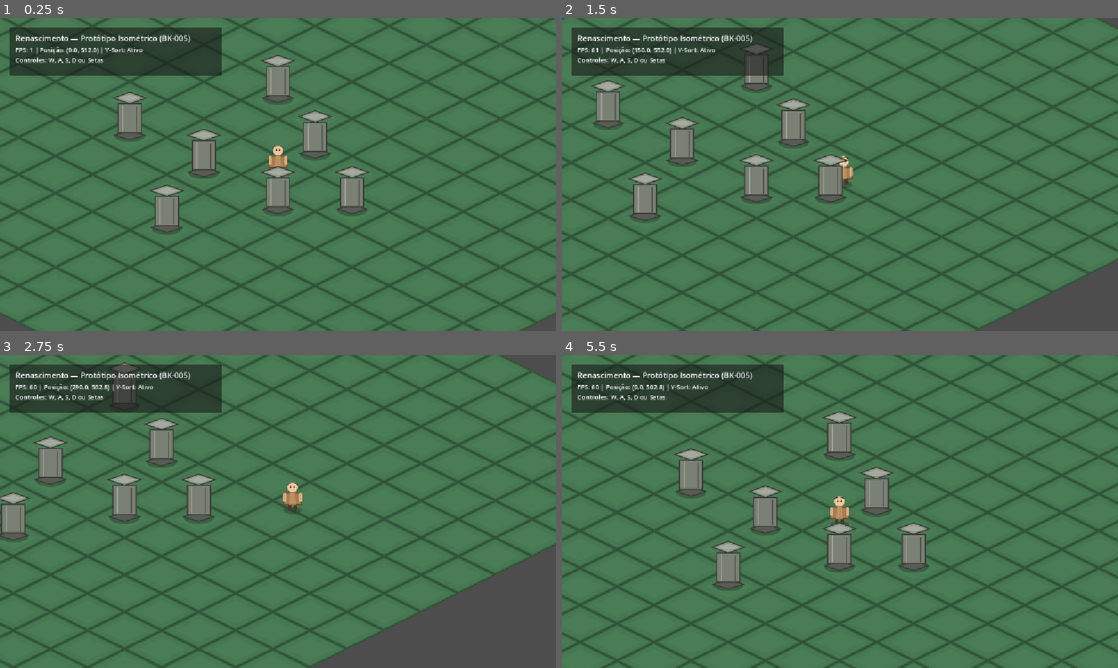
Above: before the commit, frames 1-4 (two rows, left to right).
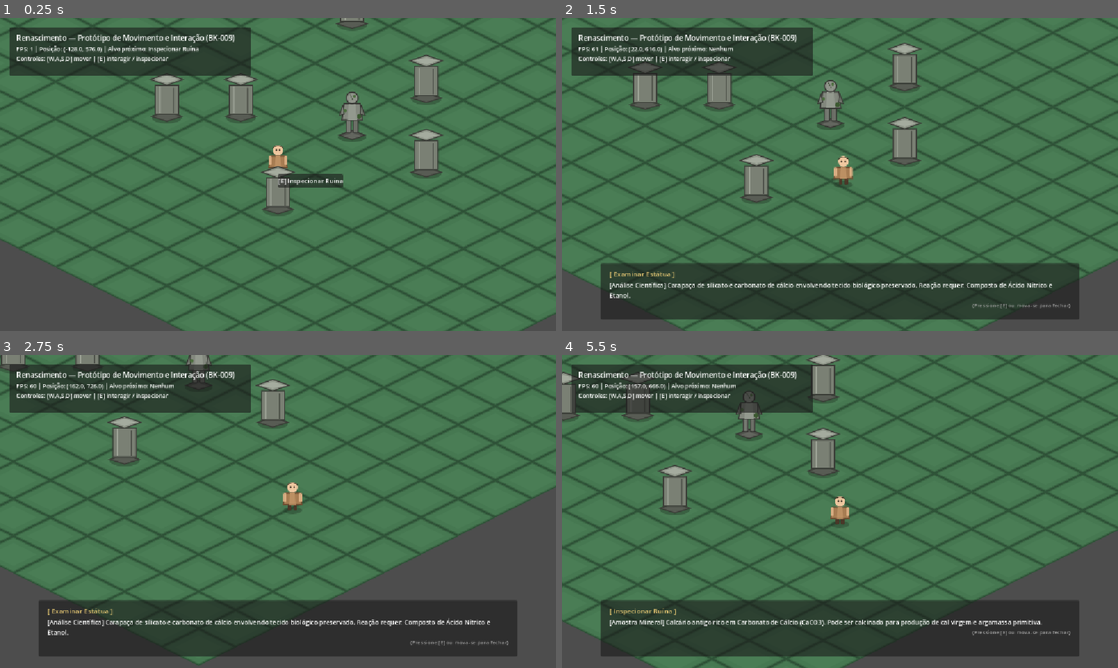
Above: after the commit, the same moments.

Repository: Thiagogalva/renascimento
Game: Godot game, scene res://scenes/tests/test_isometric_sandbox.tscn
Two runs of this game, one before a commit and one after it. Both use one fixed random seed, a clock stepped at 60 frames per second and the inputs below.
Inputs:
- Up to frame 1 (0.25 s): no input
- Up to frame 2 (1.5 s): tap Enter at 0.5 s; hold D (move_right) 0.53-1.28 s; hold E (interact) 0.53-1.28 s; hold S (move_down) from 1.28 s (still down); tap E (interact) at 1.35 s
- Up to frame 3 (2.75 s): tap E (interact) at 2 s; release S (move_down) at 2.03 s; hold D (move_right) from 2.03 s (still down); hold E (interact) from 2.03 s (still down)
- Up to frame 4 (5.5 s): release D (move_right) at 2.78 s; release E (interact) at 2.78 s; hold W (move_up) 2.78-3.53 s; tap E (interact) at 2.85, 3.5, 4.35, 5 s; hold E (interact) 3.53-4.28 s; hold A (move_left) 3.53-5.03 s; hold S (move_down) from 5.03 s (still down); hold E (interact) from 5.03 s (still down)

The runs differ from the first frame. In frame 1, 14% of the frame differs, in the area x 0-80%, y 0-100%; in frame 2, 26%; in frame 3, 45%; in frame 4, 45%, in the area x 0-100%, y 0-100%.

Commit message:
feat: implement interaction system, petrified statue entity and automated test (BK-008, BK-009)

Diff:
--- /dev/null
+++ b/assets/sprites/petrified_statue.svg
@@ -0,0 +1,24 @@
+<svg xmlns="http://www.w3.org/2000/svg" width="64" height="96" viewBox="0 0 64 96">
+  <!-- Petrified Human Statue with stone texture and moss cracks -->
+  <!-- Ground contact shadow -->
+  <ellipse cx="32" cy="86" rx="24" ry="8" fill="#1b2e1e" opacity="0.4"/>
+  <!-- Stone pedestal / base -->
+  <polygon points="32,74 54,82 32,90 10,82" fill="#52544e" stroke="#373834" stroke-width="2"/>
+  <polygon points="32,78 48,84 32,88 16,84" fill="#63665f"/>
+  <!-- Legs / Feet in stone -->
+  <rect x="22" y="54" width="8" height="24" rx="2" fill="#757971" stroke="#373834" stroke-width="1.5"/>
+  <rect x="34" y="54" width="8" height="24" rx="2" fill="#6d7068" stroke="#373834" stroke-width="1.5"/>
+  <!-- Stone Tunic / Torso -->
+  <polygon points="18,28 46,28 50,56 14,56" fill="#82877d" stroke="#373834" stroke-width="2"/>
+  <polygon points="26,28 38,28 40,56 24,56" fill="#93998e"/>
+  <!-- Petrified Arms in protective pose -->
+  <path d="M16,30 L10,48 L18,46 Z" fill="#7a7f76" stroke="#373834" stroke-width="1.5"/>
+  <path d="M48,30 L54,48 L46,46 Z" fill="#70756c" stroke="#373834" stroke-width="1.5"/>
+  <!-- Stone Head with cracks -->
+  <circle cx="32" cy="18" r="10" fill="#8f948a" stroke="#373834" stroke-width="2"/>
+  <path d="M28,12 L34,22" stroke="#2b3b24" stroke-width="1.5" stroke-dasharray="2,2"/>
+  <!-- Moss green patches (symbolizing millennia of petrification) -->
+  <circle cx="20" cy="40" r="3" fill="#4d6e3f"/>
+  <circle cx="44" cy="50" r="4" fill="#3b5930"/>
+  <circle cx="36" cy="15" r="2.5" fill="#4d6e3f"/>
+</svg>
--- /dev/null
+++ b/scenes/entities/petrified_statue.tscn
@@ -0,0 +1,35 @@
+[gd_scene load_steps=5 format=3]
+
+[ext_resource type="Texture2D" uid="uid://by0hesuv1047o" path="res://assets/sprites/petrified_statue.svg" id="1_texture"]
+[ext_resource type="Script" path="res://scripts/interactable.gd" id="2_interactable"]
+
+[sub_resource type="CapsuleShape2D" id="CapsuleShape2D_base"]
+radius = 9.0
+height = 36.0
+
+[sub_resource type="CircleShape2D" id="CircleShape2D_trigger"]
+radius = 34.0
+
+[node name="PetrifiedStatue" type="StaticBody2D"]
+y_sort_enabled = true
+collision_layer = 1
+collision_mask = 1
+
+[node name="Sprite2D" type="Sprite2D" parent="."]
+texture = ExtResource("1_texture")
+offset = Vector2(0, -38)
+
+[node name="CollisionShape2D" type="CollisionShape2D" parent="."]
+rotation = 1.5708
+shape = SubResource("CapsuleShape2D_base")
+
+[node name="Interactable" type="Area2D" parent="."]
+collision_layer = 2
+collision_mask = 0
+script = ExtResource("2_interactable")
+interaction_title = "Examinar Estátua"
+interaction_id = &"npc.statue.first_survivor"
+scientific_log_entry = "[Análise Científica] Carapaça de silicato e carbonato de cálcio envolvendo tecido biológico preservado. Reação requer: Composto de Ácido Nítrico e Etanol."
+
+[node name="CollisionShape2D" type="CollisionShape2D" parent="Interactable"]
+shape = SubResource("CircleShape2D_trigger")
--- a/scenes/entities/player.tscn
+++ b/scenes/entities/player.tscn
@@ -6,6 +6,9 @@
 [sub_resource type="CapsuleShape2D" id="CapsuleShape2D_feet"]
 radius = 7.0
 height = 22.0
+
+[sub_resource type="CircleShape2D" id="CircleShape2D_interaction"]
+radius = 52.0
 
 [node name="Player" type="CharacterBody2D"]
 y_sort_enabled = true
@@ -20,3 +23,10 @@
 [node name="CollisionShape2D" type="CollisionShape2D" parent="."]
 rotation = 1.5708
 shape = SubResource("CapsuleShape2D_feet")
+
+[node name="InteractionDetector" type="Area2D" parent="."]
+collision_layer = 0
+collision_mask = 2
+
+[node name="CollisionShape2D" type="CollisionShape2D" parent="InteractionDetector"]
+shape = SubResource("CircleShape2D_interaction")
--- a/scenes/entities/test_obstacle.tscn
+++ b/scenes/entities/test_obstacle.tscn
@@ -1,10 +1,14 @@
-[gd_scene load_steps=3 format=3]
+[gd_scene load_steps=5 format=3]
 
 [ext_resource type="Texture2D" uid="uid://dgbv418x0213t" path="res://assets/sprites/obstacle_pillar.svg" id="1_texture"]
+[ext_resource type="Script" path="res://scripts/interactable.gd" id="2_interactable"]
 
 [sub_resource type="CapsuleShape2D" id="CapsuleShape2D_base"]
 radius = 9.0
 height = 36.0
+
+[sub_resource type="CircleShape2D" id="CircleShape2D_trigger"]
+radius = 32.0
 
 [node name="TestObstacle" type="StaticBody2D"]
 y_sort_enabled = true
@@ -16,6 +20,16 @@
 offset = Vector2(0, -38)
 
 [node name="CollisionShape2D" type="CollisionShape2D" parent="."]
-position = Vector2(0, 0)
 rotation = 1.5708
 shape = SubResource("CapsuleShape2D_base")
+
+[node name="Interactable" type="Area2D" parent="."]
+collision_layer = 2
+collision_mask = 0
+script = ExtResource("2_interactable")
+interaction_title = "Inspecionar Ruína"
+interaction_id = &"resource.monument.limestone_pillar"
+scientific_log_entry = "[Amostra Mineral] Calcário antigo rico em Carbonato de Cálcio (CaCO3). Pode ser calcinado para produção de cal virgem e argamassa primitiva."
+
+[node name="CollisionShape2D" type="CollisionShape2D" parent="Interactable"]
+shape = SubResource("CircleShape2D_trigger")
--- a/scenes/tests/test_isometric_sandbox.gd
+++ b/scenes/tests/test_isometric_sandbox.gd
@@ -1,7 +1,7 @@
 extends Node2D
 
-## Cena de Teste e Validação Isométrica (BK-005)
-## Valida a grade 2:1, ordenação visual Y-Sort, colisão na base e câmera móvel.
+## Cena de Teste e Validação Isométrica e Interação (BK-005, BK-008, BK-009)
+## Valida a grade 2:1, ordenação visual Y-Sort, colisão na base, câmera móvel e sistema de interação.
 
 const TILE_WIDTH: float = 128.0
 const TILE_HEIGHT: float = 64.0
@@ -9,17 +9,23 @@
 
 const TILE_TEXTURE = preload("res://assets/sprites/iso_ground_tile.svg")
 const OBSTACLE_SCENE = preload("res://scenes/entities/test_obstacle.tscn")
+const STATUE_SCENE = preload("res://scenes/entities/petrified_statue.tscn")
 const PLAYER_SCENE = preload("res://scenes/entities/player.tscn")
 
 @onready var ground_container: Node2D = $Ground
 @onready var entities_container: Node2D = $Entities
 @onready var info_label: Label = $UI/PanelContainer/MarginContainer/VBoxContainer/InfoLabel
+@onready var dialogue_panel: PanelContainer = $UI/DialoguePanel
+@onready var dialogue_title: Label = $UI/DialoguePanel/MarginContainer/VBoxContainer/DialogueTitle
+@onready var dialogue_text: Label = $UI/DialoguePanel/MarginContainer/VBoxContainer/DialogueText
 
 var player: PlayerController = null
+var _last_interaction_target: Interactable = null
 
 func _ready() -> void:
 	_generate_isometric_ground()
 	_spawn_obstacles()
+	_spawn_petrified_statue()
 	_spawn_player()
 	_create_world_boundaries()
 
@@ -27,7 +33,10 @@
 	if player and info_label:
 		var pos: Vector2 = player.global_position
 		var fps: int = int(Engine.get_frames_per_second())
-		info_label.text = "FPS: %d | Posição: (%.1f, %.1f) | Y-Sort: Ativo\nControles: W, A, S, D ou Setas" % [fps, pos.x, pos.y]
+		var target_info: String = "Nenhum"
+		if player.current_target:
+			target_info = player.current_target.interaction_title
+		info_label.text = "FPS: %d | Posição: (%.1f, %.1f) | Alvo próximo: %s\nControles: [W,A,S,D] mover | [E] interagir / inspecionar" % [fps, pos.x, pos.y, target_info]
 
 func _generate_isometric_ground() -> void:
 	for gx in range(GRID_SIZE):
@@ -39,15 +48,13 @@
 			ground_container.add_child(tile)
 
 func _spawn_obstacles() -> void:
-	# Posições de pilares estrategicamente distribuídas na grade para testar sobreposição
 	var obstacle_grid_positions: Array[Vector2i] = [
-		Vector2i(6, 6),
-		Vector2i(8, 7),
-		Vector2i(7, 9),
-		Vector2i(9, 9),
+		Vector2i(5, 5),
+		Vector2i(8, 6),
+		Vector2i(6, 9),
 		Vector2i(10, 8),
-		Vector2i(5, 9),
-		Vector2i(8, 11)
+		Vector2i(5, 10),
+		Vector2i(9, 11)
 	]
 
 	for gpos in obstacle_grid_positions:
@@ -55,21 +62,43 @@
 		obstacle.position = _grid_to_screen(gpos.x, gpos.y)
 		entities_container.add_child(obstacle)
 
+func _spawn_petrified_statue() -> void:
+	var statue: Node2D = STATUE_SCENE.instantiate()
+	# Posiciona a estátua em destaque no centro-norte da clareira
+	statue.position = _grid_to_screen(8, 8)
+	entities_container.add_child(statue)
+
 func _spawn_player() -> void:
 	player = PLAYER_SCENE.instantiate()
-	# Inicia o jogador no centro da ilha isométrica
-	player.position = _grid_to_screen(GRID_SIZE / 2, GRID_SIZE / 2)
+	player.position = _grid_to_screen(8, 10)
 	entities_container.add_child(player)
 
-	# Anexa câmera inteligente ao jogador
 	var camera: Camera2D = Camera2D.new()
 	camera.position_smoothing_enabled = true
 	camera.position_smoothing_speed = 7.0
 	camera.zoom = Vector2(1.2, 1.2)
 	player.add_child(camera)
 
+	player.interaction_triggered.connect(_on_player_interaction_triggered)
+
+func _on_player_interaction_triggered(target: Interactable) -> void:
+	if dialogue_panel.visible and _last_interaction_target == target:
+		_close_dialogue()
+		return
+
+	_last_interaction_target = target
+	dialogue_title.text = "[ %s ]" % target.interaction_title
+	if target.scientific_log_entry != "":
+		dialogue_text.text = target.scientific_log_entry
+	else:
+		dialogue_text.text = "Objeto interativo registrado no sistema."
+	dialogue_panel.visible = true
+
+func _close_dialogue() -> void:
+	dialogue_panel.visible = false
+	_last_interaction_target = null
+
 func _create_world_boundaries() -> void:
-	# Cria 4 paredes delimitadoras em losango ao redor da grade 2:1
 	var static_body: StaticBody2D = StaticBody2D.new()
 	add_child(static_body)
 
--- a/scenes/tests/test_isometric_sandbox.tscn
+++ b/scenes/tests/test_isometric_sandbox.tscn
@@ -16,14 +16,14 @@
 [node name="PanelContainer" type="PanelContainer" parent="UI"]
 offset_left = 20.0
 offset_top = 20.0
-offset_right = 460.0
+offset_right = 520.0
 offset_bottom = 120.0
 
 [node name="MarginContainer" type="MarginContainer" parent="UI/PanelContainer"]
 layout_mode = 2
-theme_override_constants/margin_left = 12
+theme_override_constants/margin_left = 14
 theme_override_constants/margin_top = 10
-theme_override_constants/margin_right = 12
+theme_override_constants/margin_right = 14
 theme_override_constants/margin_bottom = 10
 
 [node name="VBoxContainer" type="VBoxContainer" parent="UI/PanelContainer/MarginContainer"]
@@ -31,10 +31,52 @@
 
 [node name="TitleLabel" type="Label" parent="UI/PanelContainer/MarginContainer/VBoxContainer"]
 layout_mode = 2
-theme_override_font_sizes/font_size = 16
-text = "Renascimento — Protótipo Isométrico (BK-005)"
+theme_override_font_sizes/font_size = 15
+text = "Renascimento — Protótipo de Movimento e Interação (BK-009)"
 
 [node name="InfoLabel" type="Label" parent="UI/PanelContainer/MarginContainer/VBoxContainer"]
 layout_mode = 2
+theme_override_font_sizes/font_size = 12
+text = "Carregando..."
+
+[node name="DialoguePanel" type="PanelContainer" parent="UI"]
+visible = false
+anchors_preset = 12
+anchor_top = 1.0
+anchor_right = 1.0
+anchor_bottom = 1.0
+offset_left = 80.0
+offset_top = -140.0
+offset_right = -80.0
+offset_bottom = -24.0
+grow_horizontal = 2
+grow_vertical = 0
+
+[node name="MarginContainer" type="MarginContainer" parent="UI/DialoguePanel"]
+layout_mode = 2
+theme_override_constants/margin_left = 18
+theme_override_constants/margin_top = 12
+theme_override_constants/margin_right = 18
+theme_override_constants/margin_bottom = 12
+
+[node name="VBoxContainer" type="VBoxContainer" parent="UI/DialoguePanel/MarginContainer"]
+layout_mode = 2
+
+[node name="DialogueTitle" type="Label" parent="UI/DialoguePanel/MarginContainer/VBoxContainer"]
+layout_mode = 2
+theme_override_colors/font_color = Color(0.9, 0.78, 0.45, 1)
+theme_override_font_sizes/font_size = 14
+text = "[Objeto Examinado]"
+
+[node name="DialogueText" type="Label" parent="UI/DialoguePanel/MarginContainer/VBoxContainer"]
+layout_mode = 2
 theme_override_font_sizes/font_size = 13
-text = "Carregando..."
+text = "Descrição científica do objeto."
+autowrap_mode = 3
+
+[node name="DialoguePrompt" type="Label" parent="UI/DialoguePanel/MarginContainer/VBoxContainer"]
+layout_mode = 2
+theme_override_colors/font_color = Color(0.65, 0.65, 0.65, 1)
+theme_override_font_sizes/font_size = 11
+text = "(Pressione [E] ou mova-se para fechar)"
+horizontal_alignment = 2
--- /dev/null
+++ b/scripts/interactable.gd
@@ -0,0 +1,62 @@
+class_name Interactable
+extends Area2D
+
+## Componente base reutilizável para objetos interativos no mundo do jogo.
+## Gerencia detecção de proximidade, prompt visual flutuante e disparo de evento de interação.
+
+signal focused()
+signal unfocused()
+signal interacted(initiator: Node2D)
+
+@export var interaction_title: String = "Inspecionar"
+@export var interaction_key_prompt: String = "E"
+@export var interaction_id: StringName = &"generic"
+@export_multiline var scientific_log_entry: String = ""
+
+@export var prompt_vertical_offset: float = -65.0
+
+var is_focused: bool = false
+var _prompt_container: Node2D = null
+var _prompt_label: Label = null
+
+func _ready() -> void:
+	# Define a camada física de interação (Camada 2 por convenção)
+	collision_layer = 2
+	collision_mask = 0
+	_setup_floating_prompt()
+
+func _setup_floating_prompt() -> void:
+	_prompt_container = Node2D.new()
+	_prompt_container.position = Vector2(0, prompt_vertical_offset)
+	_prompt_container.visible = false
+	_prompt_container.z_index = 10
+	add_child(_prompt_container)
+
+	var panel: PanelContainer = PanelContainer.new()
+	panel.anchors_preset = Control.PRESET_CENTER
+	panel.custom_minimum_size = Vector2(80, 24)
+
+	_prompt_label = Label.new()
+	_prompt_label.text = "[%s] %s" % [interaction_key_prompt, interaction_title]
+	_prompt_label.horizontal_alignment = HORIZONTAL_ALIGNMENT_CENTER
+	_prompt_label.vertical_alignment = VERTICAL_ALIGNMENT_CENTER
+	_prompt_label.add_theme_font_size_override("font_size", 11)
+
+	panel.add_child(_prompt_label)
+	_prompt_container.add_child(panel)
+
+func set_focused(value: bool) -> void:
+	if is_focused == value:
+		return
+	is_focused = value
+
+	if _prompt_container:
+		_prompt_container.visible = is_focused
+
+	if is_focused:
+		focused.emit()
+	else:
+		unfocused.emit()
+
+func trigger_interaction(initiator: Node2D) -> void:
+	interacted.emit(initiator)
--- a/scripts/player_controller.gd
+++ b/scripts/player_controller.gd
@@ -1,23 +1,41 @@
 class_name PlayerController
 extends CharacterBody2D
 
-## Controlador de movimentação do jogador para perspectiva isométrica 2D.
-## Projetado para movimentação responsiva e ordenação de profundidade Y-Sort.
+## Controlador do jogador com movimentação isométrica 2:1 e detector de interação.
+
+signal interaction_triggered(target: Interactable)
 
 @export var move_speed: float = 200.0
 @export var isometric_aspect_ratio: float = 0.5
 
 @onready var sprite: Sprite2D = $Sprite2D
+@onready var interaction_detector: Area2D = $InteractionDetector
+
+var nearby_interactables: Array[Interactable] = []
+var current_target: Interactable = null
+
+func _ready() -> void:
+	if interaction_detector:
+		interaction_detector.area_entered.connect(_on_interaction_area_entered)
+		interaction_detector.area_exited.connect(_on_interaction_area_exited)
 
 func _physics_process(delta: float) -> void:
+	_handle_movement(delta)
+	_update_nearest_interactable()
+
+func _unhandled_input(event: InputEvent) -> void:
+	if event.is_action_pressed("interact"):
+		if current_target != null:
+			current_target.trigger_interaction(self)
+			interaction_triggered.emit(current_target)
+
+func _handle_movement(delta: float) -> void:
 	var raw_input: Vector2 = Input.get_vector("move_left", "move_right", "move_up", "move_down")
 
 	if raw_input != Vector2.ZERO:
-		# Em projeção isométrica 2:1, a componente vertical tem metade da escala do plano cartesiano
 		var move_dir: Vector2 = Vector2(raw_input.x, raw_input.y * isometric_aspect_ratio).normalized()
 		velocity = move_dir * move_speed
 
-		# Inversão visual horizontal de acordo com o sentido de deslocamento
 		if sprite:
 			if raw_input.x < 0:
 				sprite.flip_h = true
@@ -27,3 +45,45 @@
 		velocity = velocity.move_toward(Vector2.ZERO, move_speed * 8.0 * delta)
 
 	move_and_slide()
+
+func _update_nearest_interactable() -> void:
+	if nearby_interactables.is_empty():
+		_set_current_target(null)
+		return
+
+	var nearest: Interactable = null
+	var shortest_dist_sq: float = INF
+	var player_pos: Vector2 = global_position
+
+	for item in nearby_interactables:
+		if not is_instance_valid(item):
+			continue
+		var dist_sq: float = player_pos.distance_squared_to(item.global_position)
+		if dist_sq < shortest_dist_sq:
+			shortest_dist_sq = dist_sq
+			nearest = item
+
+	_set_current_target(nearest)
+
+func _set_current_target(new_target: Interactable) -> void:
+	if current_target == new_target:
+		return
+
+	if current_target != null and is_instance_valid(current_target):
+		current_target.set_focused(false)
+
+	current_target = new_target
+
+	if current_target != null and is_instance_valid(current_target):
+		current_target.set_focused(true)
+
+func _on_interaction_area_entered(area: Area2D) -> void:
+	if area is Interactable:
+		if not nearby_interactables.has(area):
+			nearby_interactables.append(area)
+
+func _on_interaction_area_exited(area: Area2D) -> void:
+	if area is Interactable:
+		nearby_interactables.erase(area)
+		if current_target == area:
+			_set_current_target(null)
--- /dev/null
+++ b/tests/test_interaction.gd
@@ -0,0 +1,62 @@
+extends SceneTree
+
+func _init() -> void:
+	print("--- INICIANDO TESTE AUTOMATIZADO DE INTERAÇÃO (BK-009) ---")
+
+	var player_scene: PackedScene = load("res://scenes/entities/player.tscn")
+	var statue_scene: PackedScene = load("res://scenes/entities/petrified_statue.tscn")
+
+	if not player_scene or not statue_scene:
+		printerr("FALHA: Não foi possível carregar as cenas para teste.")
+		quit(1)
+		return
+
+	var root_node: Node2D = Node2D.new()
+	root.add_child(root_node)
+
+	var player: PlayerController = player_scene.instantiate()
+	var statue: Node2D = statue_scene.instantiate()
+
+	root_node.add_child(statue)
+	root_node.add_child(player)
+
+	# Posiciona estátua em (100, 100) e jogador próximo em (110, 100)
+	statue.global_position = Vector2(100, 100)
+	player.global_position = Vector2(110, 100)
+
+	var statue_interactable: Interactable = statue.get_node("Interactable") as Interactable
+	if not statue_interactable:
+		printerr("FALHA: Componente Interactable não encontrado na estátua.")
+		quit(1)
+		return
+
+	# Simula detecção de área
+	player.nearby_interactables.append(statue_interactable)
+	player._update_nearest_interactable()
+
+	if player.current_target != statue_interactable:
+		printerr("FALHA: current_target não corresponde ao interactable mais próximo.")
+		quit(1)
+		return
+	print("[PASS] Detecção de alvo mais próximo validada com sucesso.")
+
+	if not statue_interactable.is_focused:
+		printerr("FALHA: interactable não entrou no estado focused.")
+		quit(1)
+		return
+	print("[PASS] Estado focused e ativação de prompt flutuante validados.")
+
+	var result: Array = [false]
+	statue_interactable.interacted.connect(func(_initiator): result[0] = true)
+
+	statue_interactable.trigger_interaction(player)
+
+	if not result[0]:
+		printerr("FALHA: Sinal interacted não foi emitido.")
+		quit(1)
+		return
+	print("[PASS] Emissão e captura de evento de interação validadas com sucesso.")
+
+	print("--- TODOS OS TESTES DE INTERAÇÃO PASSARAM COM SUCESSO! ---")
+	root_node.queue_free()
+	quit(0)
Not shown, added: assets/sprites/petrified_statue.svg.import
Not shown: 1 places in scenes/entities/player.tscn that only renumber resources
Not shown, added: scripts/interactable.gd.uid
Not shown, changed: docs/03_backlog.md
Not shown, changed: docs/08_diario_de_desenvolvimento.md
